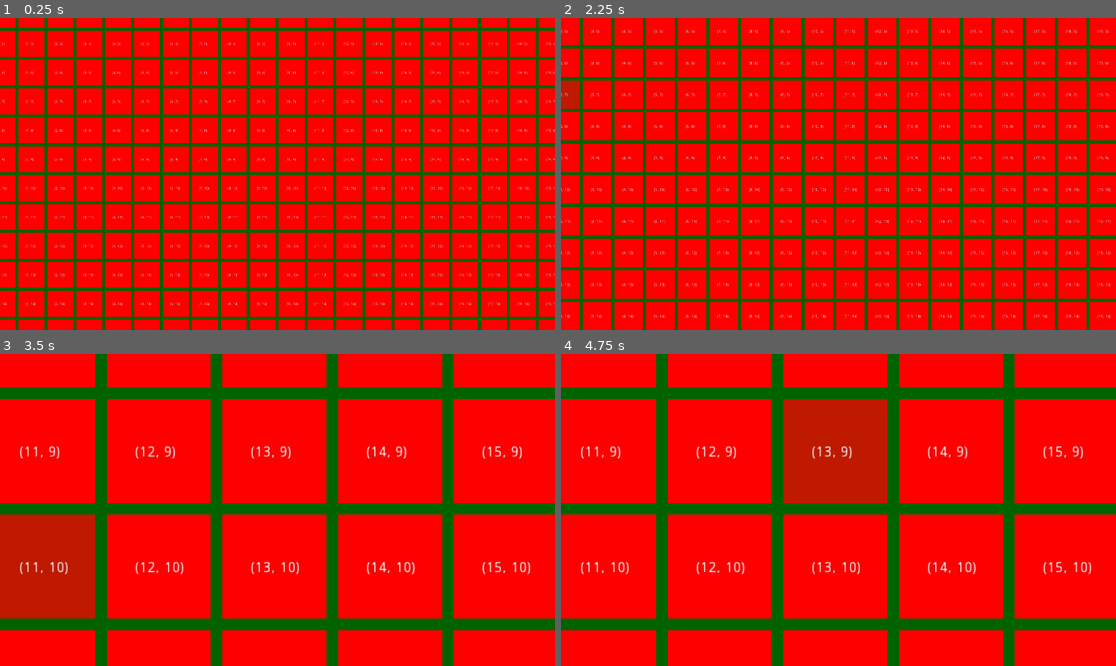
Above: before the commit, frames 1-4 (two rows, left to right).
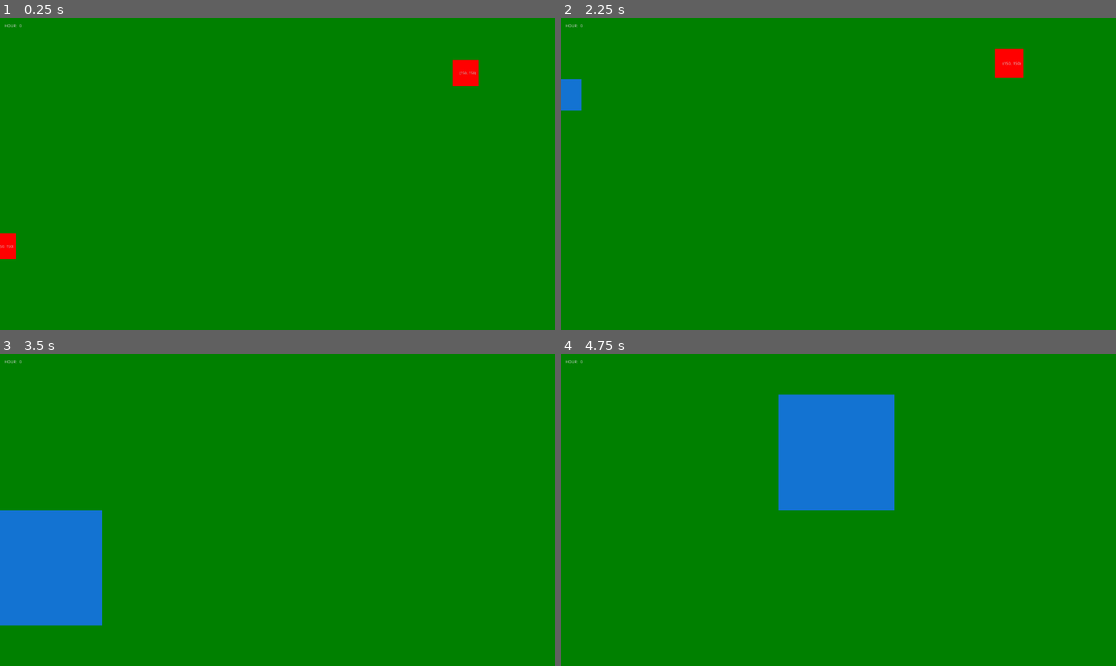
Above: after the commit, the same moments.

Repository: newwby/jam_250521_gogodot_buildingblocks
Game: Godot game, scene res://src/Main.tscn
The game is run twice, just before and just after one commit, with the same random seed, the same clock (stepped at 60 frames per second) and the same inputs. The engine's default icon, where the game draws it, is replaced by a stand-in: a white triangle on a blue panel in a dark square.
Inputs (mouse positions are in pixels of both pictures, inside the frame that each line leads up to):
- Up to frame 1 (0.25 s): no input
- Up to frame 2 (2.25 s): tap Enter at 0.5, 2 s; drag from (566, 42) to (566, 130) at 0.52 s; tap Space at 1.25 s; drag from (566, 74) to (566, 158) at 1.27 s; move the mouse to (566, 102) at 2.02 s; hold Right (ui_right) from 2.03 s (still down); hold Mouse wheel up (zoom_in) from 2.03 s (still down); click (566, 102) at 2.17 s
- Up to frame 3 (3.5 s): release Right (ui_right) at 2.75 s; release Mouse wheel up (zoom_in) at 2.75 s; drag from (61, 400) to (61, 619) at 2.77 s
- Up to frame 4 (4.75 s): tap Space at 3.5 s; drag from (605, 450) to (838, 450) at 3.52 s; tap Enter at 4.25 s; drag from (605, 569) to (838, 450) at 4.27 s

The runs differ from the first frame. In frame 1, 99% of the frame differs, in the area x 0-100%, y 0-100%; in frame 2, 100%; in frame 3, 100%; in frame 4, 100%.

Commit message:
completed tileworld conversion
game world generation now uses tiles and blocks now use tiles to calculate their position rather than block world generation which estimates position by array position and buffer

Diff:
--- a/global.gd
+++ b/global.gd
@@ -14,21 +14,39 @@
 var button_held_ticks = 0
 var hidden_debug_messages = 0
 
+##############################################################################
+
 # global strings for references
 var string_highlight_group = "highlighting"
+
+##############################################################################
 
 # debug testing values
 var _enable_all_debug_mode = false setget _set_enable_all_debug_mode
 var enable_world_spawn_log = false
 var enable_debug_camera_motion_update = false
 var enable_debug_camera_click_updates = false
+var enable_debug_tile_highlight = true
+var enable_debug_command_button = true
 
 # if '_enable_all_debug_mode' is set true, all debug values are set true
 func _set_enable_all_debug_mode(value):
 	var debug_switches = [
+		enable_world_spawn_log,
 		enable_debug_camera_motion_update,
 		enable_debug_camera_click_updates,
+		enable_debug_tile_highlight,
+		enable_debug_command_button,
 	]
 	if value:
 		for i in debug_switches:
 			i = true
+
+
+##############################################################################
+
+
+func return_new_random(min_range, max_range):
+	var rng = RandomNumberGenerator.new()
+	rng.randomize()
+	return int(rng.randf_range((min_range), max_range))
--- a/src/game_cells/SuperclassGameCell.gd
+++ b/src/game_cells/SuperclassGameCell.gd
@@ -25,18 +25,24 @@
 	if apply_highlight:
 		if global_var.can_highlight_blocks and not _cell_highlighted \
 		or ignore_highlight_permissions and not _cell_highlighted:
-			if apply_visual:
+			if apply_visual\
+			or global_var.enable_debug_tile_highlight and not apply_visual:
 				for i in sprites:
 					i.color.a = 0.75
+					if global_var.enable_debug_tile_highlight and not apply_visual:
+						i.color.b = 1
 			if not self.is_in_group(global_var.string_highlight_group):
 				self.add_to_group(global_var.string_highlight_group)
 		_cell_highlighted = true
 	else:
 		if global_var.can_highlight_blocks and _cell_highlighted \
 		or ignore_highlight_permissions and _cell_highlighted:
-			if apply_visual:
+			if apply_visual\
+			or global_var.enable_debug_tile_highlight and not apply_visual:
 				for i in sprites:
 					i.color.a = 1.0
+					if global_var.enable_debug_tile_highlight and not apply_visual:
+						i.color.b = 0
 		if self.is_in_group(global_var.string_highlight_group):
 			self.remove_from_group(global_var.string_highlight_group)
 		_cell_highlighted = false
--- a/src/game_cells/game_blocks/MasterBlock.gd
+++ b/src/game_cells/game_blocks/MasterBlock.gd
@@ -4,6 +4,7 @@
 
 signal block_grabbed()
 signal block_released()
+signal highlight_new_block(identity)
 
 const CLICK_TIMER_WAIT = 0.25
 const RETURN_TIMER_WAIT = 0.05
@@ -25,10 +26,12 @@
 var is_ability_on_cooldown = false
 var _block_highlighted = false
 
+var tile_parent
+
 var use_debug_sprite = true
 var show_debug_array_label = true
 
-onready var test_block_sprite = $DebugSprite
+onready var test_block_sprite = $SpriteHolder/DebugSprite
 #onready var block_sprite = $ColorRect
 onready var block_collision = $BlockArea/CollisionArea
 
@@ -52,6 +55,7 @@
 	timer_setup()
 	block_setup()
 	progress_radial_setup()
+	graphical_effect_setup()
 
 
 func _process(_delta):
@@ -117,13 +121,14 @@
 
 
 func _on_ActivationCooldownTimer_timeout():
-	is_ability_on_cooldown = false
+	set_cooldown(false)
 
 
 # if mouse enters block apply a slight translucency to the block
 func _on_BlockArea_mouse_entered():
 	if not _is_grabbed:
 		cell_highlight(true, true)
+		emit_signal("highlight_new_block", self)
 
 
 # if mouse leaves block unset highlight var and translucency
@@ -134,6 +139,11 @@
 	if _block_clicked:
 		_block_clicked = false
 
+
+func _on_Block_highlight_new_block(identity):
+	if identity != self:
+		_on_BlockArea_mouse_exited()
+
 # on signal for grabbing a block
 func _on_Block_block_grabbed():
 	global_var.grabbed_block = self
@@ -187,10 +197,15 @@
 # sets up default parameters of miscellaneous graphical effects
 func graphical_effect_setup():
 	#EffectHolder.position = position
-	var corner_offset = block_size / 8
-	CooldownNotification.position = corner_offset
-	CooldownNotification.size = corner_offset
-	CooldownNotification.visible = true
+	var corner_offset = block_size / 2.5
+	var scale_reduction = 1.25
+	var notification_scale = \
+	((corner_offset)/(CooldownNotification.get_rect().size)/scale_reduction)
+
+	CooldownNotification.position = Vector2.ZERO
+	CooldownNotification.offset = corner_offset
+	CooldownNotification.scale = notification_scale
+	CooldownNotification.visible = false
 
 
 # setting timers to the values for their respective wait times
@@ -208,6 +223,12 @@
 	radial_prog.max_value = MOUSE_HOLD_FOR_DRAG_TICKS-RADIAL_TICK_BUFFER
 	radial_prog.visible = false
 
+
+# this function is called AFTER setting a block to be the child of a new tile
+func update_position_on_move():
+	if tile_parent != null:
+		var position_offset = tile_parent.position + tile_parent.tile_size/16
+		position = position_offset
 
 # make block follow the mouse cursor
 func update_position_if_grabbed():
@@ -284,6 +305,8 @@
 
 # graphical function
 func apply_after_image(add_or_remove):
+	# disable visibility of any active graphic effects (i.e. OnCooldown)
+	EffectHolder.visible = !add_or_remove
 	if add_or_remove:
 		for i in sprites:
 			i.color.a = 0.15
@@ -296,11 +319,19 @@
 
 # function to run on double click
 func activate_block():
-	if not is_ability_on_cooldown:
+	if not is_ability_on_cooldown and global_var.grabbed_block == null:
+		print("func run")
+		# test activation code
 		var switcheroo = test_block_sprite.color.r
 		test_block_sprite.color.r = test_block_sprite.color.b
 		test_block_sprite.color.b = switcheroo
-		is_ability_on_cooldown = true
-		ActivationTimer.start()
-
-###############################################################################
+		# start cooldown so can't doubleclick repeatedly
+		set_cooldown(true)
+
+func set_cooldown(cooldown_starts):
+		is_ability_on_cooldown = cooldown_starts
+		CooldownNotification.visible = cooldown_starts
+		if cooldown_starts:
+			ActivationTimer.start()
+
+###############################################################################
--- a/src/game_cells/game_blocks/MasterBlock.tscn
+++ b/src/game_cells/game_blocks/MasterBlock.tscn
@@ -17,13 +17,7 @@
 
 [node name="SpriteHolder" type="Node2D" parent="."]
 
-[node name="EffectGraphicHolder" type="Node2D" parent="."]
-
-[node name="OnCooldown" type="Sprite" parent="EffectGraphicHolder"]
-visible = false
-texture = ExtResource( 1 )
-
-[node name="DebugSprite" type="ColorRect" parent="."]
+[node name="DebugSprite" type="ColorRect" parent="SpriteHolder"]
 margin_left = -0.749153
 margin_top = -1.49831
 margin_right = 39.2508
@@ -32,6 +26,12 @@
 __meta__ = {
 "_edit_use_anchors_": false
 }
+
+[node name="EffectGraphicHolder" type="Node2D" parent="."]
+
+[node name="OnCooldown" type="Sprite" parent="EffectGraphicHolder"]
+position = Vector2( 32, 32 )
+texture = ExtResource( 1 )
 
 [node name="DebugHolder" type="Node2D" parent="."]
 
@@ -64,6 +64,7 @@
 }
 [connection signal="block_grabbed" from="." to="." method="_on_Block_block_grabbed"]
 [connection signal="block_released" from="." to="." method="_on_Block_block_released"]
+[connection signal="highlight_new_block" from="." to="." method="_on_Block_highlight_new_block"]
 [connection signal="input_event" from="BlockArea" to="." method="_on_BlockArea_input_event"]
 [connection signal="mouse_entered" from="BlockArea" to="." method="_on_BlockArea_mouse_entered"]
 [connection signal="mouse_exited" from="BlockArea" to="." method="_on_BlockArea_mouse_exited"]
--- a/src/game_cells/game_tiles/MasterTile.gd
+++ b/src/game_cells/game_tiles/MasterTile.gd
@@ -2,11 +2,15 @@
 class_name GameTile
 extends GameCell
 
+signal highlight_new_tile(identity)
+
+var array_pos = Vector2(150,150)
 var tile_size = Vector2(320,320)
+
+var block_child
 
 onready var tile_collision = $TileArea/CollisionArea
 onready var test_tile_sprite = $DebugSprite
-
 
 ###############################################################################
 
@@ -27,11 +31,22 @@
 
 func _on_TileArea_mouse_entered():
 	cell_highlight(true, false)
+	emit_signal("highlight_new_tile", self)
 
 
 func _on_TileArea_mouse_exited():
 	cell_highlight(false, false)
 
+
+# need to end highlighting if a new tile is highlighted
+func _on_Tile_highlight_new_tile(identity):
+	if identity != self:
+		_on_TileArea_mouse_exited()
+
+
+# need to end highlighting if a block is grabbed
+func _on_Tile_block_grabbed():
+		_on_TileArea_mouse_exited()
 
 ###############################################################################
 
--- a/src/game_cells/game_tiles/MasterTile.tscn
+++ b/src/game_cells/game_tiles/MasterTile.tscn
@@ -23,5 +23,6 @@
 __meta__ = {
 "_edit_use_anchors_": false
 }
+[connection signal="highlight_new_tile" from="." to="." method="_on_Tile_highlight_new_tile"]
 [connection signal="mouse_entered" from="TileArea" to="." method="_on_TileArea_mouse_entered"]
 [connection signal="mouse_exited" from="TileArea" to="." method="_on_TileArea_mouse_exited"]
--- a/src/game_logic/GameViewCamera.tscn
+++ b/src/game_logic/GameViewCamera.tscn
@@ -14,6 +14,34 @@
 [node name="World" parent="." instance=ExtResource( 1 )]
 
 [node name="Tween" type="Tween" parent="."]
+
+[node name="UILayer" type="CanvasLayer" parent="."]
+
+[node name="MarginContainer" type="MarginContainer" parent="UILayer"]
+margin_left = 16.0
+margin_top = 16.0
+margin_right = 40.0
+margin_bottom = 40.0
+__meta__ = {
+"_edit_use_anchors_": false
+}
+
+[node name="HBoxContainer" type="HBoxContainer" parent="UILayer/MarginContainer"]
+margin_right = 98.0
+margin_bottom = 24.0
+
+[node name="HourDescLabel" type="Label" parent="UILayer/MarginContainer/HBoxContainer"]
+margin_top = 5.0
+margin_right = 47.0
+margin_bottom = 19.0
+text = "HOUR: "
+
+[node name="HourLabel" type="Label" parent="UILayer/MarginContainer/HBoxContainer"]
+margin_left = 51.0
+margin_top = 5.0
+margin_right = 59.0
+margin_bottom = 19.0
+text = "0"
 [connection signal="camera_movement" from="." to="." method="_on_GameViewCamera_camera_movement"]
 [connection signal="tween_all_completed" from="Tween" to="." method="_on_Tween_tween_all_completed"]
 [connection signal="tween_started" from="Tween" to="." method="_on_Tween_tween_started"]
--- a/src/game_world/GameWorld.gd
+++ b/src/game_world/GameWorld.gd
@@ -2,22 +2,34 @@
 extends Node
 
 const TestBlock = preload("res://src/game_cells/game_blocks/MasterBlock.tscn")
-
-var tile_pixel_size = 100
-var block_pixel_buffer = tile_pixel_size/10
+const BasicTile = preload("res://src/game_cells/game_tiles/MasterTile.tscn")
+
+enum BlockSpawnType {
+	AT_VECTOR,POSITION,
+	AT_RANDOM_TILE,
+}
+
+enum BlockType {
+	DEBUG_BASIC_BLOCK,
+}
+
+var cell_pixel_size = 100
+var block_pixel_buffer = cell_pixel_size/10
 var world_origin = Vector2(0,0)
 var world_boundary = Vector2(2000,2000)
-var horizontal_edge = fmod(world_boundary.x, tile_pixel_size)
-var vertical_edge = fmod(world_boundary.y, tile_pixel_size)
+var horizontal_edge = fmod(world_boundary.x, cell_pixel_size)
+var vertical_edge = fmod(world_boundary.y, cell_pixel_size)
 var world_tile_dict = {}
 var world_block_dict = {}
 
-var block_size = tile_pixel_size - block_pixel_buffer
-var block_row_length = (world_boundary.x/tile_pixel_size)
-var block_column_length = (world_boundary.y/tile_pixel_size)
-var total_blocks = block_row_length * block_column_length
+var cell_size = cell_pixel_size - block_pixel_buffer
+var cell_tile_size = cell_pixel_size
+var cell_row_length = (world_boundary.x/cell_pixel_size)
+var cell_column_length = (world_boundary.y/cell_pixel_size)
+var total_cells = cell_row_length * cell_column_length
 
 onready var background = $Background
+onready var tile_parent = $tile_parent
 onready var block_parent = $block_parent
 
 
@@ -26,9 +38,22 @@
 
 # Called when the node enters the scene tree for the first time.
 func _ready():
-	establish_background()
-	if global_var.enable_world_spawn_log: print("total blocks ", total_blocks)
-	add_all_blocks()
+	if global_var.enable_world_spawn_log: print("total cells to spawn:", total_cells)
+	add_all_tiles_at_vector_position()
+	#add_random_block_loop(4)
+	add_random_block_loop(4, BlockSpawnType.AT_RANDOM_TILE)
+
+
+func _process(delta):
+	_process_debug_check(delta)
+
+
+# game world handles the debug command if accessed
+func _process_debug_check(_dt):
+	if Input.is_action_just_released("debugging_command")\
+	and global_var.enable_debug_command_button():
+		print("debug!")
+		get_random_array_pos()
 
 
 func _input(event):
@@ -38,60 +63,151 @@
 ###############################################################################
 
 
-func _on_BlockGrabbed():
-	pass
-
-
-func _on_BlockReleased():
-	pass
-
+##########################################################################
+
+
+# generates a random array position and returns the game tile at that position
+func get_random_array_pos() -> GameTile:
+	var random_row = global_var.return_new_random(0, cell_row_length)
+	var random_column = global_var.return_new_random(0, cell_column_length)
+	return get_array_pos(random_row, random_column)
+
+
+# returns the game tile at the array position given
+func get_array_pos(x: int, y: int) -> GameTile:
+	return world_tile_dict[Vector2(x,y)]
+
+
+# function that spawns a new block at a specific tile
+func add_new_block_at_tile(spawn_tile: GameTile, block_type):
+	var tile_array_pos = spawn_tile.array_pos
+	var NewBlockInstance = TestBlock.instance()
+
+	match BlockType:
+		BlockType.DEBUG_BASIC_BLOCK:
+			pass
+			# already set NewBlockInstance = TestBlock.instance() so skip
+			# just retained for code structure/my own reference
+
+	# set the dimensions of the newly spawned block
+	# TODO configure block size handling for sprites
+	NewBlockInstance.block_size = Vector2(cell_size, cell_size)
+
+	# Set block's tile parent and then position block accordingly
+	NewBlockInstance.tile_parent = spawn_tile
+	spawn_tile.block_child = NewBlockInstance
+	block_parent.add_child(NewBlockInstance)
+	NewBlockInstance.connect("block_grabbed",spawn_tile,"_on_Tile_block_grabbed")
+	NewBlockInstance.update_position_on_move()
+
+
+# function to spawn in tile cells
+func add_new_tile_at_position(spawn_loc, given_array_pos):
+	var NewTileInstance = BasicTile.instance()
+	NewTileInstance.tile_size = Vector2(cell_tile_size, cell_tile_size)
+	NewTileInstance.array_pos = given_array_pos
+	NewTileInstance.position = Vector2(spawn_loc.x, spawn_loc.y)
+	#NewTileInstance.position = Vector2(spawn_loc.x+(block_pixel_buffer/2), spawn_loc.y+(block_pixel_buffer/2))
+
+	block_parent.add_child(NewTileInstance)
+	world_tile_dict[given_array_pos] = NewTileInstance
+
+
+# populate entire game field with tiles
+func add_all_tiles_at_vector_position():
+	var spawn_at = Vector2.ZERO
+	var final_row_cell = world_boundary.x-cell_pixel_size
+	var final_column_cell = world_boundary.y-cell_pixel_size
+	var total_cells_spawned = 0
+	var current_array_pos = Vector2(0,0)
+
+	while (current_array_pos.x*cell_pixel_size) <= final_row_cell:
+		while spawn_at.y <= final_column_cell:
+			add_new_tile_at_position(spawn_at, current_array_pos)
+			total_cells_spawned += 1
+			current_array_pos.y += 1
+			spawn_at.y += cell_pixel_size
+		current_array_pos.x += 1
+		spawn_at.x += cell_pixel_size
+		spawn_at.y = 0
+		current_array_pos.y = 0
+
+	if global_var.enable_world_spawn_log: print("done! spawned ", total_cells_spawned, " tiles!")
+
+
+# function to add a number of blocks
+func add_random_block_loop(number_of_blocks_to_spawn, spawn_type = BlockSpawnType.AT_VECTOR):
+	var blocks_remaining_to_spawn = number_of_blocks_to_spawn
+
+	# TODO need to add code for checking the blocks aren't overlapping
+
+	while blocks_remaining_to_spawn > 0:
+		if spawn_type == BlockSpawnType.AT_VECTOR:
+			add_random_block_at_position()
+		elif spawn_type == BlockSpawnType.AT_RANDOM_TILE:
+			add_new_block_at_tile(get_random_array_pos(), BlockType.DEBUG_BASIC_BLOCK)
+			#TODO write new func to spawn block as child of given node
+		blocks_remaining_to_spawn -= 1
 
 ###############################################################################
 
-
+# generates a random vector position to spawn block
+# used for testing, now defunct
+func add_random_block_at_position():
+		var random_row = global_var.return_new_random(0, cell_row_length)
+		var random_column = global_var.return_new_random(0, cell_column_length)
+		# TODO need to add different global files for preload (string/debug/func)
+
+		var base_horizontal_buffer = horizontal_edge/2
+		var base_vertical_buffer = vertical_edge/2
+		var spawn_at = Vector2(\
+		(random_row*cell_size)+base_horizontal_buffer,\
+		(random_column*cell_size)+base_vertical_buffer)
+
+		add_new_block_at_position(spawn_at, Vector2(random_row, random_column))
+
+# function to spawn in block cells
+# used for testing, now defunct
+func add_new_block_at_position(spawn_loc, given_array_pos):
+	var NewBlockInstance = TestBlock.instance()
+	NewBlockInstance.block_size = Vector2(cell_size, cell_size)
+	NewBlockInstance.array_pos = given_array_pos
+	NewBlockInstance.position = Vector2(spawn_loc.x+(block_pixel_buffer/2), spawn_loc.y+(block_pixel_buffer/2))
+
+	# defunct code, set on node in ui instead
+	# NewBlockInstance.connect("block_grabbed",self,"_on_BlockGrabbed")
+	# NewBlockInstance.connect("block_released",self,"_on_BlockReleased")
+
+	block_parent.add_child(NewBlockInstance)
+	world_block_dict[given_array_pos] = NewBlockInstance
+
+
+# populate entire game field with only blocks
+# this function was for prototyping and is now defunct
+func add_all_blocks_by_vector_position():
+	var base_horizontal_buffer = horizontal_edge/2
+	var base_vertical_buffer = vertical_edge/2
+	var spawn_at = Vector2(base_horizontal_buffer, base_vertical_buffer)
+	var final_row_cell = world_boundary.x-cell_pixel_size
+	var final_column_cell = world_boundary.y-cell_pixel_size
+	var total_cells_spawned = 0
+	var current_array_pos = Vector2(0,0)
+
+	while (current_array_pos.x*cell_pixel_size) <= final_row_cell:
+		while spawn_at.y <= final_column_cell:
+			add_new_block_at_position(spawn_at, current_array_pos)
+			total_cells_spawned += 1
+			current_array_pos.y += 1
+			spawn_at.y += cell_pixel_size
+		current_array_pos.x += 1
+		spawn_at.x += cell_pixel_size
+		spawn_at.y = base_vertical_buffer
+		current_array_pos.y = 0
+
+	if global_var.enable_world_spawn_log: print("done! spawned ", total_cells_spawned, " blocks!")
+
+# adjusts the debug background
+# this function was for prototyping and is now defunct
 func establish_background():
 	background.rect_size = world_boundary
 	background.color = Color( 0, 0.39, 0, 1 )
-
-func add_all_blocks():
-	var base_horizontal_buffer = horizontal_edge/2
-	var base_vertical_buffer = vertical_edge/2
-	var spawn_at = Vector2(base_horizontal_buffer, base_vertical_buffer)
-	var final_row_cell = world_boundary.x-tile_pixel_size
-	var final_column_cell = world_boundary.y-tile_pixel_size
-	var total_blocks_spawned = 0
-	var current_array_pos = Vector2(0,0)
-
-	while (current_array_pos.x*tile_pixel_size) <= final_row_cell:
-		while spawn_at.y <= final_column_cell:
-			add_new_block(spawn_at, current_array_pos)
-			total_blocks_spawned += 1
-			current_array_pos.y += 1
-			spawn_at.y += tile_pixel_size
-		current_array_pos.x += 1
-		spawn_at.x += tile_pixel_size
-		spawn_at.y = base_vertical_buffer
-		current_array_pos.y = 0
-
-	if global_var.enable_world_spawn_log: print("done! spawned ", total_blocks_spawned, " blocks!")
-
-func add_new_block(spawn_loc, given_array_pos):
-	var NewBlockInstance = TestBlock.instance()
-	NewBlockInstance.block_size = Vector2(block_size, block_size)
-	NewBlockInstance.array_pos = given_array_pos
-	NewBlockInstance.position = Vector2(spawn_loc.x+(block_pixel_buffer/2), spawn_loc.y+(block_pixel_buffer/2))
-
-	# defunct code, set on node in ui instead
-	# NewBlockInstance.connect("block_grabbed",self,"_on_BlockGrabbed")
-	# NewBlockInstance.connect("block_released",self,"_on_BlockReleased")
-
-	block_parent.add_child(NewBlockInstance)
-	world_block_dict[given_array_pos] = NewBlockInstance
-
-
-###############################################################################
-
-
-func _on_GameViewCamera_camera_movement(movement_vector):
-	if global_var.grabbed_block is GameBlock and false:
-		global_var.grabbed_block.position += movement_vector
--- a/src/game_world/GameWorld.tscn
+++ b/src/game_world/GameWorld.tscn
@@ -1,12 +1,12 @@
 [gd_scene load_steps=2 format=2]
 
 [ext_resource path="res://src/game_world/GameWorld.gd" type="Script" id=1]
-
 
 [node name="World" type="Node"]
 script = ExtResource( 1 )
 
 [node name="Background" type="ColorRect" parent="."]
+visible = false
 margin_right = 40.0
 margin_bottom = 40.0
 mouse_filter = 2
@@ -14,4 +14,9 @@
 "_edit_use_anchors_": false
 }
 
+[node name="tile_parent" type="Node" parent="."]
+
 [node name="block_parent" type="Node" parent="."]
+
+[node name="GameTimeTimer" type="Timer" parent="."]
+wait_time = 60.0
